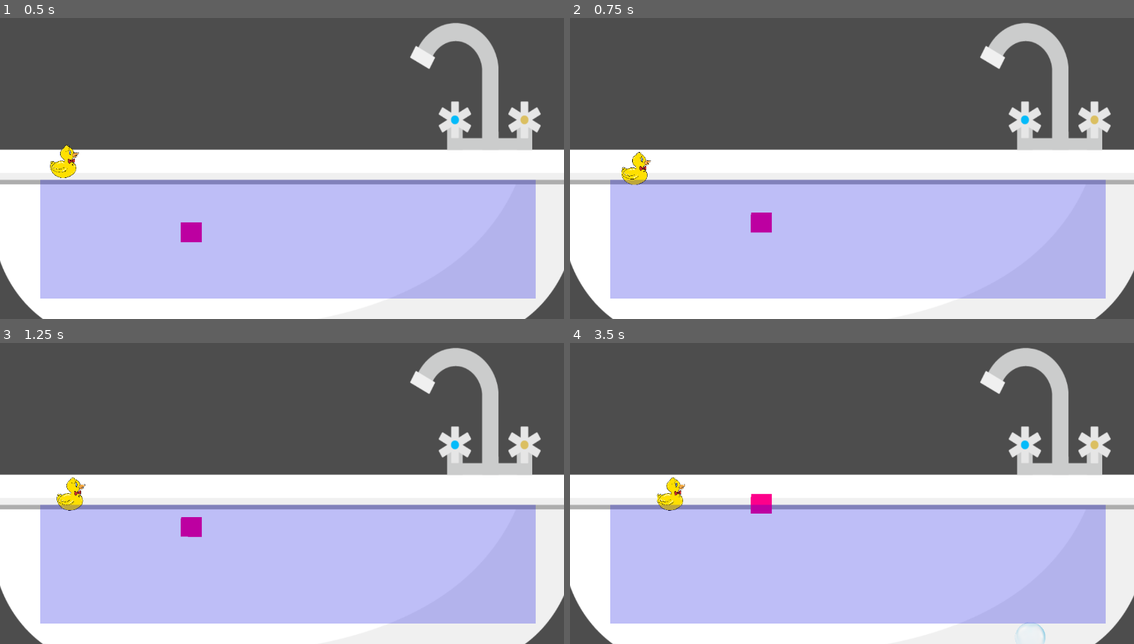
Above: before the commit, frames 1-4 (two rows, left to right).
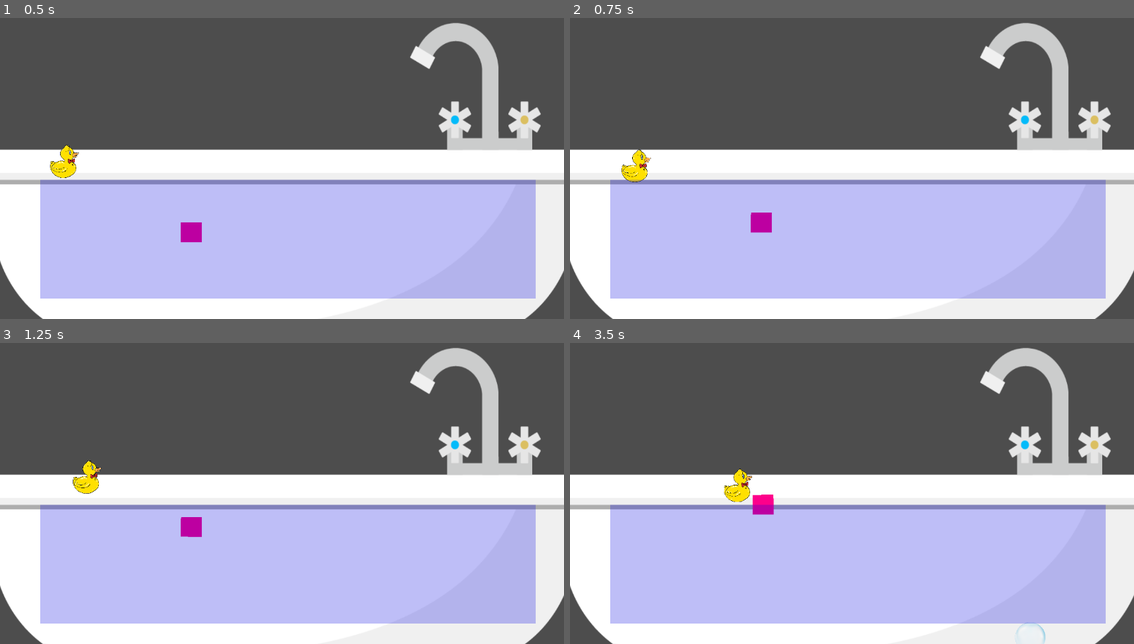
Above: after the commit, the same moments.

Repository: alwod/GGJ2024Project
Game: Godot game, scene res://Scenes/game.tscn
Same seed, same stepped clock (60 frames per second), same inputs: the game is played once before the commit and once after it.
Inputs:
- Up to frame 1 (0.5 s): no input
- Up to frame 2 (0.75 s): hold Right (duck_move_right) from 0.53 s (still down); hold Up (duck_jump) from 0.53 s (still down)
- Up to frame 3 (1.25 s): keep holding Right (duck_move_right); keep holding Up (duck_jump)
- Up to frame 4 (3.5 s): release Right (duck_move_right) at 1.28 s; release Up (duck_jump) at 1.28 s; hold Left (duck_move_left) 1.28-2.03 s; tap Up (duck_jump) at 1.35, 1.52, 1.82, 2.85, 3.02, 3.32 s; hold Up (duck_jump) 2.03-2.78 s; hold Right (duck_move_right) from 2.03 s (still down)

Frame 1 is identical in both runs. In frame 2, 0.2% of the frame differs, in the area x 9-15%, y 43-56%; in frame 3, 0.6%; in frame 4, 0.8%, in the area x 15-37%, y 41-58%.

Commit message:
fix(duck): dont teleport when captured by bubble

Diff:
--- a/ggj2024source/Scenes/duck.tscn
+++ b/ggj2024source/Scenes/duck.tscn
@@ -43,6 +43,9 @@
 mass = 0.2
 lock_rotation = true
 script = ExtResource("1_qokuw")
+move_speed = null
+jump_potential = null
+jump_time = null
 
 [node name="CollisionShape2D" type="CollisionShape2D" parent="."]
 position = Vector2(-46, -59)
--- a/ggj2024source/Scenes/game.tscn
+++ b/ggj2024source/Scenes/game.tscn
@@ -24,6 +24,11 @@
 
 [node name="Duck" parent="." groups=["bubbleable"] instance=ExtResource("3_lo5nj")]
 position = Vector2(-834, -593)
+mass = 0.7
+freeze_mode = 1
+move_speed = null
+jump_potential = 50
+jump_time = null
 
 [node name="DuckBoundary" parent="." instance=ExtResource("4_k5c8s")]
 position = Vector2(629, -27)
--- a/ggj2024source/Scripts/bubble.gd
+++ b/ggj2024source/Scripts/bubble.gd
@@ -1,4 +1,5 @@
 extends Area2D
+class_name Bubble
 
 @export var float_speed := 2.0
 var hasCaptured = false
@@ -13,9 +14,22 @@
 		hasCaptured = true;
 		bodyCaptured = body
 
+		if body.name == "Duck":
+			var duck: Duck = body
+			duck.set_freeze_enabled(true);
+			duck.set_physics_process(false)
+			duck.set_process(false)
+
 func _physics_process(delta):
 	position.y -= float_speed
 	if (hasCaptured):
+		if bodyCaptured.name == "Duck":
+			PhysicsServer2D.body_set_state(
+ 				bodyCaptured.get_rid(),
+				PhysicsServer2D.BODY_STATE_TRANSFORM,
+				Transform2D.IDENTITY.translated(global_position)
+			)
+
 		bodyCaptured.position = global_position
 
 func float_upwards():
@@ -23,4 +37,10 @@
 
 
 func _on_timer_timeout():
+	if bodyCaptured && bodyCaptured.name == "Duck":
+		var duck: Duck = get_node("/root/Game/Duck")
+		duck.set_freeze_enabled(false)
+		duck.set_physics_process(true)
+		duck.set_process(true)
+
 	queue_free()
--- a/ggj2024source/Scripts/duck.gd
+++ b/ggj2024source/Scripts/duck.gd
@@ -1,21 +1,32 @@
 extends RigidBody2D
 class_name Duck
 
-@export var move_speed = 400
-@export var jump_potential = 10
+@export var move_speed := 1500
+@export var jump_potential := 100
+@export var jump_time := 1000
+
+var last_jump_time := 0
 
 func _ready():
 	set_contact_monitor(true)
 
 func _process(_delta):
-	var force = Vector2()
+	var force := Vector2(0, 0)
 
 	if Input.is_action_pressed("duck_move_left"):
 		force.x -= move_speed
 	elif Input.is_action_pressed("duck_move_right"):
 		force.x += move_speed
-	elif Input.is_action_pressed("duck_jump"):
-		apply_central_impulse(Vector2(0, -jump_potential))
 
-	# if force.x != 0 || force.y != 0:
+	var time_since_last_jump := Time.get_ticks_msec() - last_jump_time
+
+	if Input.is_action_pressed("duck_jump") and time_since_last_jump > (jump_time * 1.5):
+		last_jump_time = Time.get_ticks_msec()
+
+	if time_since_last_jump < (jump_time / 2):
+		apply_impulse(Vector2(0, -jump_potential))
+
+	if time_since_last_jump > (jump_time / 2) && time_since_last_jump < jump_time:
+		apply_impulse(Vector2(0, jump_potential))
+
 	apply_force(force)
Not shown: 1 places in ggj2024source/Scenes/game.tscn that only renumber resources
Not shown, changed: ggj2024source/.gitignore
